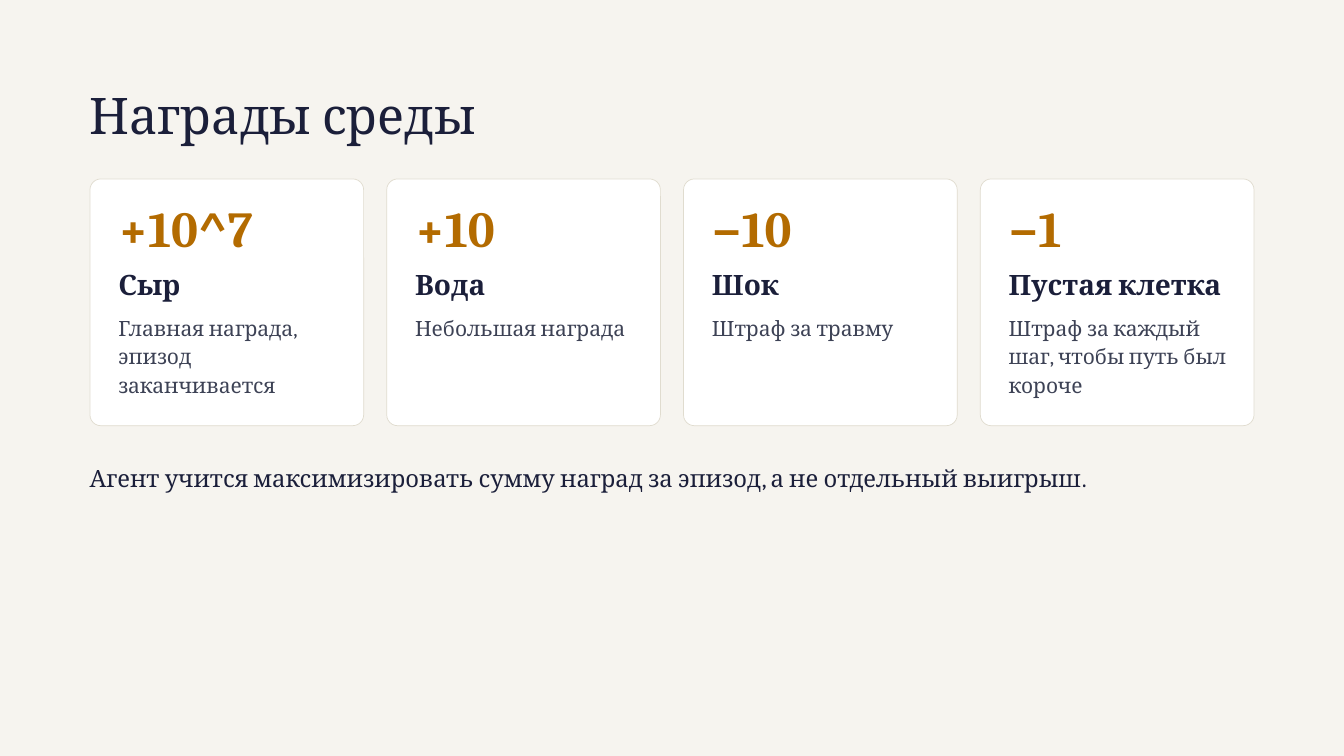
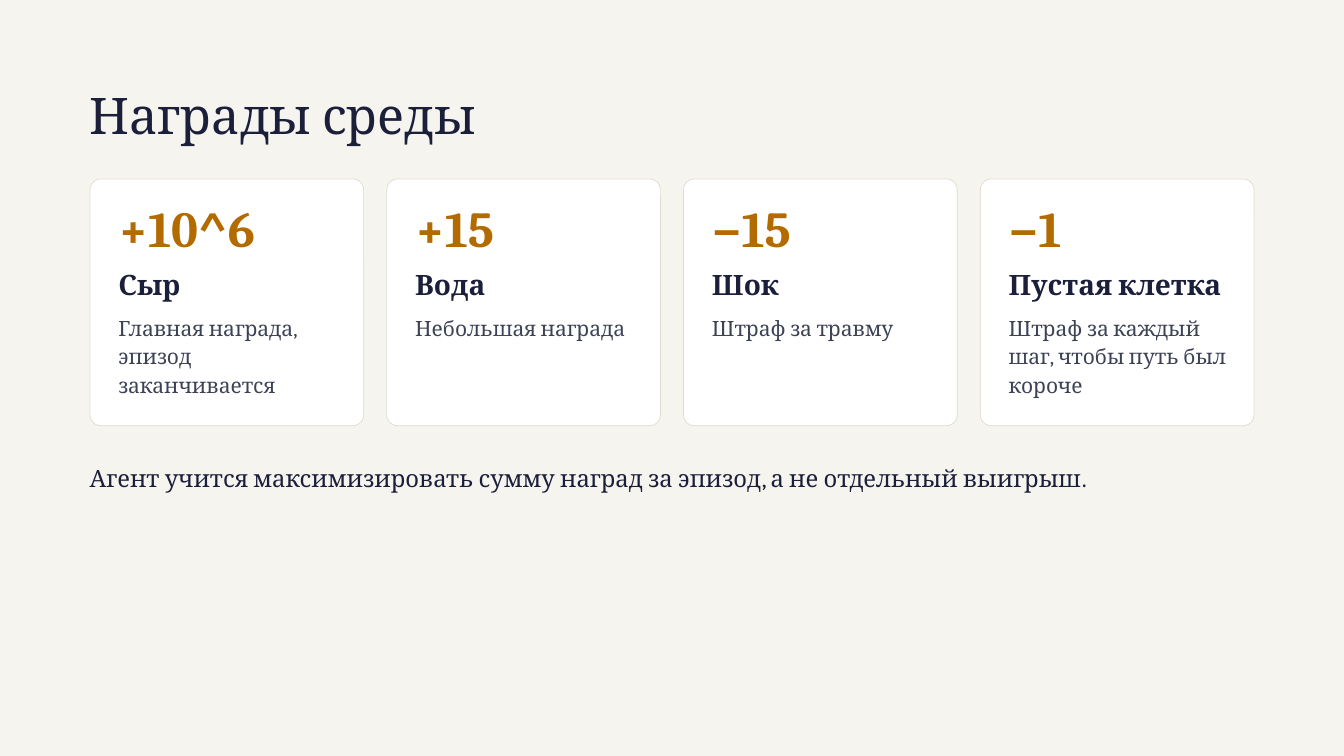
Before and after one commit to AlexLopatin-hub/polytech_labs, a slide deck: slide 3 of Java/lab2/Presentation.pptx. Drawn at 1344x756 pixels with LibreOffice and Linux fonts; fonts in the diff are those of the drawing. Boxes give left, top, right and bottom in pixels: in the first picture for what was removed or moved away, otherwise in the second. Text is boxed around its words. In the diff, an @@ line names an element or a change of style, - is before the commit and + after.

```diff
--- a/Java/lab2/Presentation.pptx
+++ b/Java/lab2/Presentation.pptx
@@ text at [118, 213, 255, 248]: text changed @@
-+10^7
++10^6
@@ text at [415, 213, 494, 248]: text changed @@
-+10
++15
@@ text at [712, 213, 791, 248]: text changed @@
-−10
+−15
```
Also in this commit, not shown: 1 other slide changed, 3 other files.
